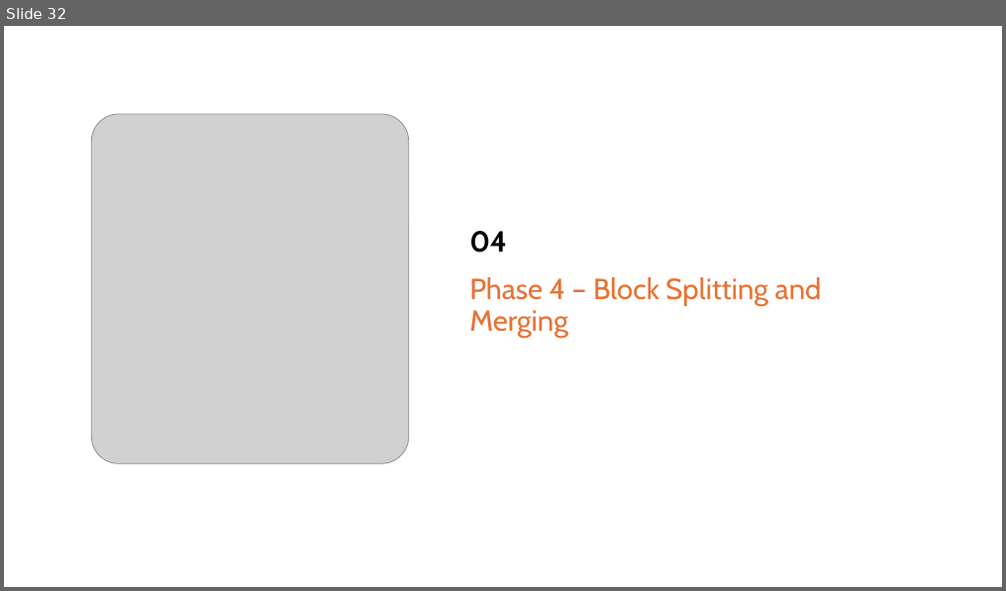
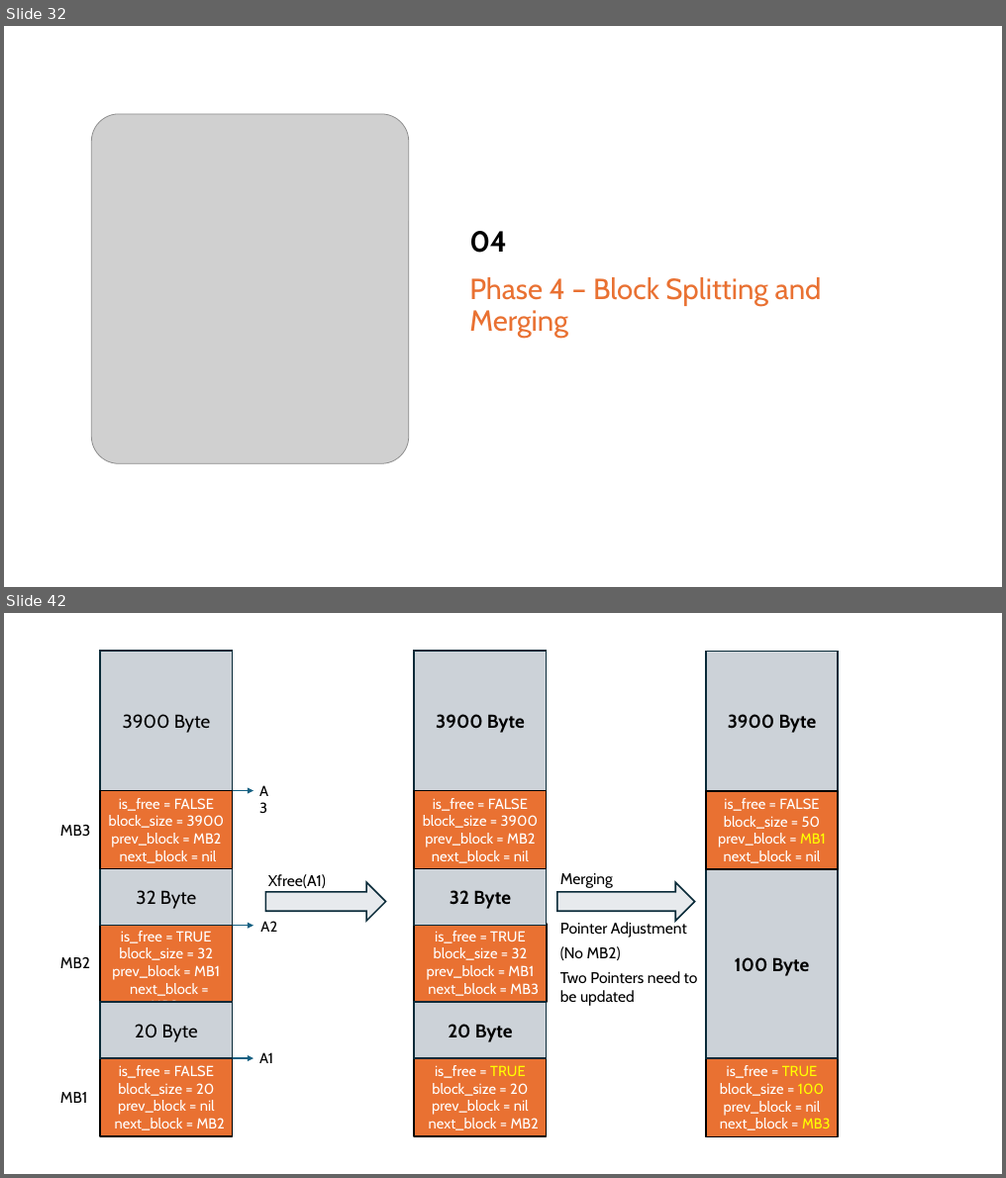
Before and after one commit to Mahmoud-Abdelraouf/STmicro-System-Programming-under-Linux, a slide deck: 04.Advanced/Tasks/Heap_Memory_Manager/HeapMemoryManager.pptx. Shown one above the other, each under a label of ours: slide 32 before the commit, slides 32 and 42 after it; the slides between them are not shown. The pictures are 1006x591 and 1006x1178 pixels, drawn with LibreOffice and Linux fonts; fonts in the diff are those of the drawing; grey boxes stand for pictures. Boxes give left, top, right and bottom in pixels: in the first picture for what was removed or moved away, otherwise in the second. Text is boxed around its words. In the diff, an @@ line names an element or a change of style, - is before the commit and + after.

```diff
--- a/04.Advanced/Tasks/Heap_Memory_Manager/HeapMemoryManager.pptx
+++ b/04.Advanced/Tasks/Heap_Memory_Manager/HeapMemoryManager.pptx
@@ slide 42 added at [4,613,1002,1174], background #FFFFFF @@
@@ text added at [252,778,284,804], 14 pt, text #000000 @@
+A3
@@ group added at [101,651,233,1137]: 6 rectangles @@
+3900 Byte
+is_free = FALSE
+block_size = 20
+prev_block = nil
+next_block = MB2
+is_free = TRUE
+block_size = 32
+prev_block = MB1
+next_block = MB3
+20 Byte
+32 Byte
+is_free = FALSE
+block_size = 3900
+prev_block = MB2
+next_block = nil
@@ arrow added from (233, 791) to (253, 791), #156082 1.5 pt @@
@@ group added at [414,651,547,1137]: 6 rectangles @@
+3900 Byte
+is_free = TRUE
+block_size = 20
+prev_block = nil
+next_block = MB2
+is_free = TRUE
+block_size = 32
+prev_block = MB1
+next_block = MB3
+20 Byte
+32 Byte
+is_free = FALSE
+block_size = 3900
+prev_block = MB2
+next_block = nil
@@ group added at [706,652,839,1137]: 4 rectangles @@
+3900 Byte
+is_free = TRUE
+block_size = 100
+prev_block = nil
+next_block = MB3
+100 Byte
+is_free = FALSE
+block_size = 50
+prev_block = MB1
+next_block = nil
@@ text added at [60,825,91,837], 14.9 pt, text #000000 @@
+MB3
@@ text added at [268,874,326,888], 14.9 pt, text #000000 @@
+Xfree(A1)
@@ text added at [560,873,698,1006], 14.9 pt, text #000000 @@
+Merging
+Pointer Adjustment
+(No MB2)
+Two Pointers need to be updated
@@ right arrow added at [266,882,386,921], fill #E7EAED, outline #092A39 1.5 pt @@
@@ right arrow added at [557,882,694,921], fill #E7EAED, outline #092A39 1.5 pt @@
@@ arrow added from (233, 926) to (253, 926), #156082 1.5 pt @@
@@ text added at [260,921,277,932], 14 pt, text #000000 @@
+A2
@@ text added at [60,958,90,968], 14.9 pt, text #000000 @@
+MB2
@@ text added at [259,1053,273,1063], 14 pt, text #000000 @@
+A1
@@ arrow added from (233, 1059) to (253, 1059), #156082 1.5 pt @@
@@ text added at [60,1092,88,1103], 14.9 pt, text #000000 @@
+MB1
```
Also in this commit, not shown: 4 slides changed, 13 other slides added, 1 slide removed.
